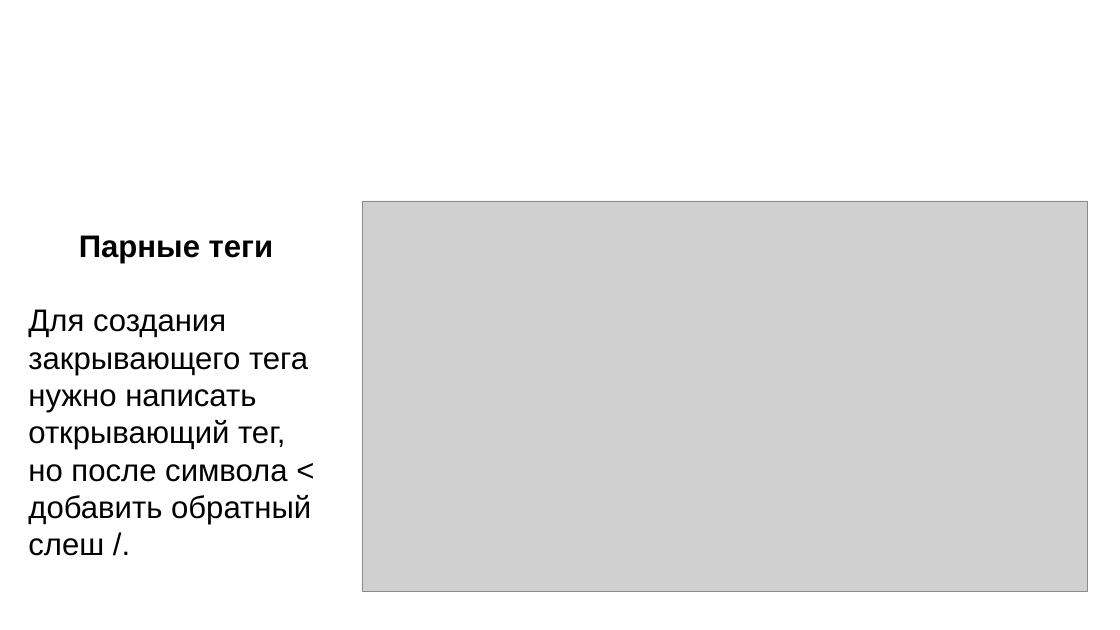
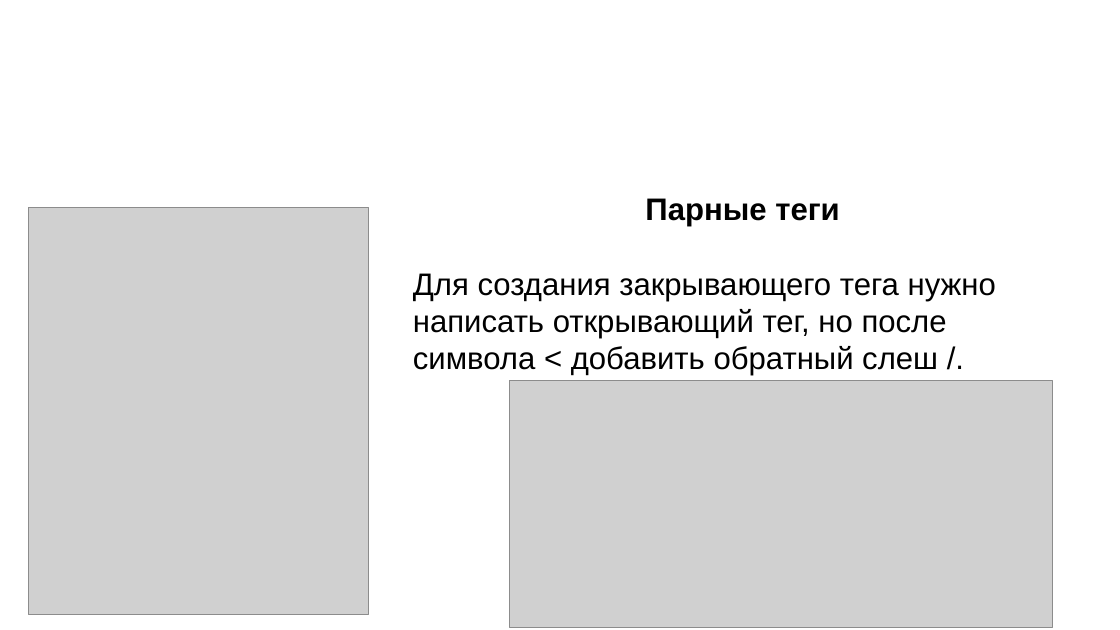
Before and after one commit to Anastariya-qa-37/AcademyTopHTML, a slide deck: slide 8 of Презентации/1 Урок. HTML.pptx. Drawn at 1120x630 pixels with LibreOffice and Linux fonts; fonts in the diff are those of the drawing; grey boxes stand for pictures; background and template pictures are left out. Boxes give left, top, right and bottom in pixels: in the first picture for what was removed or moved away, otherwise in the second. Text is boxed around its words. In the diff, an @@ line names an element or a change of style, - is before the commit and + after.

```diff
--- a/Презентации/1 Урок. HTML.pptx
+++ b/Презентации/1 Урок. HTML.pptx
@@ picture added at (x1=28, y1=207, x2=368, y2=614) @@
@@ picture removed at (x1=362, y1=201, x2=1087, y2=591) @@
@@ text "Парные теги" rewrapped from (x1=28, y1=235, x2=311, y2=556) to (x1=413, y1=198, x2=996, y2=376) @@
@@ picture added at (x1=509, y1=381, x2=1052, y2=627) @@
```
Also in this commit, not shown: 1 slide added, 1 slide removed, 2 other files.
